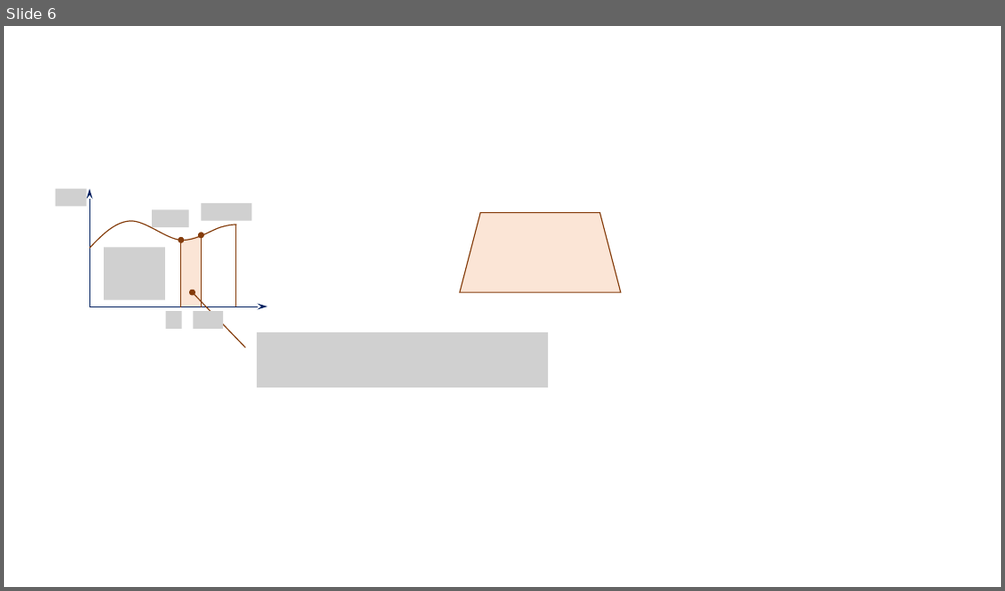
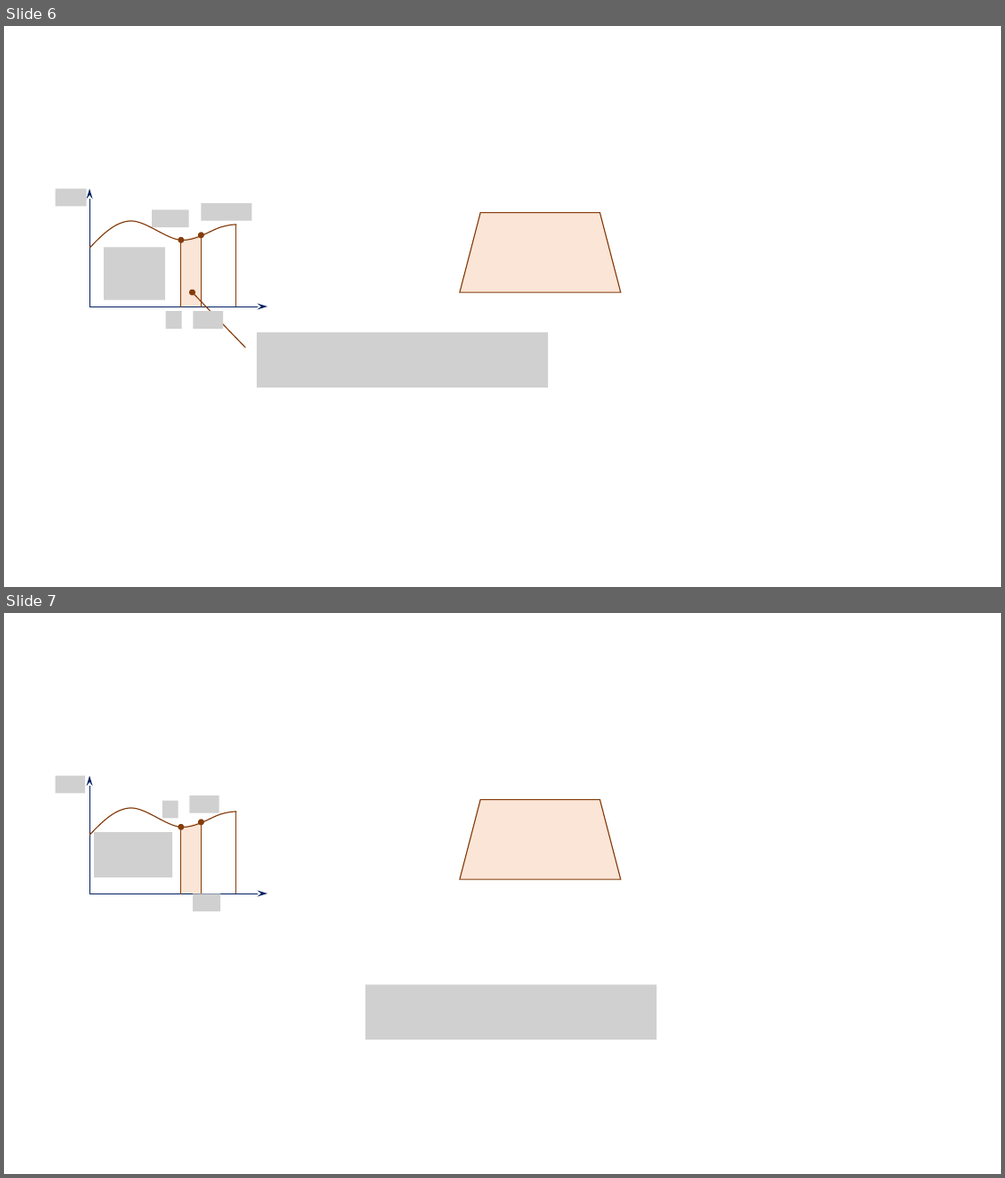
Before and after one commit to xpessoles/TP_Documents_PSI, a slide deck: Figures [Enregistrement automatique].pptx. Shown one above the other, each under a label of ours: slide 6 before the commit, slides 6 and 7 after it. The pictures are 1005x591 and 1005x1178 pixels, drawn with LibreOffice and Linux fonts; fonts in the diff are those of the drawing; grey boxes stand for pictures; background and template pictures are left out. Boxes give left, top, right and bottom in pixels: in the first picture for what was removed or moved away, otherwise in the second. Text is boxed around its words. In the diff, an @@ line names an element or a change of style, - is before the commit and + after.

```diff
--- a/Figures [Enregistrement automatique].pptx
+++ b/Figures [Enregistrement automatique].pptx
@@ slide 7 added at [4,613,1001,1174], background #FFFFFF; not listed: 1 template element that a slide beside it also shows @@
@@ picture added at [56,776,86,794] @@
@@ arrow added from (89, 893) to (89, 776), #002060 0.5 pt @@
@@ picture added at [189,795,219,813] @@
@@ freeform shape added at [89,808,236,835], outline #843C0B 1 pt @@
@@ picture added at [162,801,178,819] @@
@@ right triangle added at [181,821,202,827], fill #FBE5D6 @@
@@ arrow added from (202, 894) to (202, 822), #843C0B 1 pt @@
@@ line added from (236, 811) to (236, 893), #843C0B 1 pt @@
@@ trapezoid added at [460,800,620,879], fill #FBE5D6, outline #843C0B 1 pt @@
@@ picture added at [95,832,173,877] @@
@@ snip round rect added at [180,827,201,893], fill #FBE5D6 @@
@@ arrow added from (181, 894) to (181, 827), #843C0B 1 pt @@
@@ arrow added from (89, 893) to (267, 893), #002060 0.5 pt @@
@@ picture added at [194,894,221,912] @@
@@ picture added at [365,985,656,1040] @@
```
